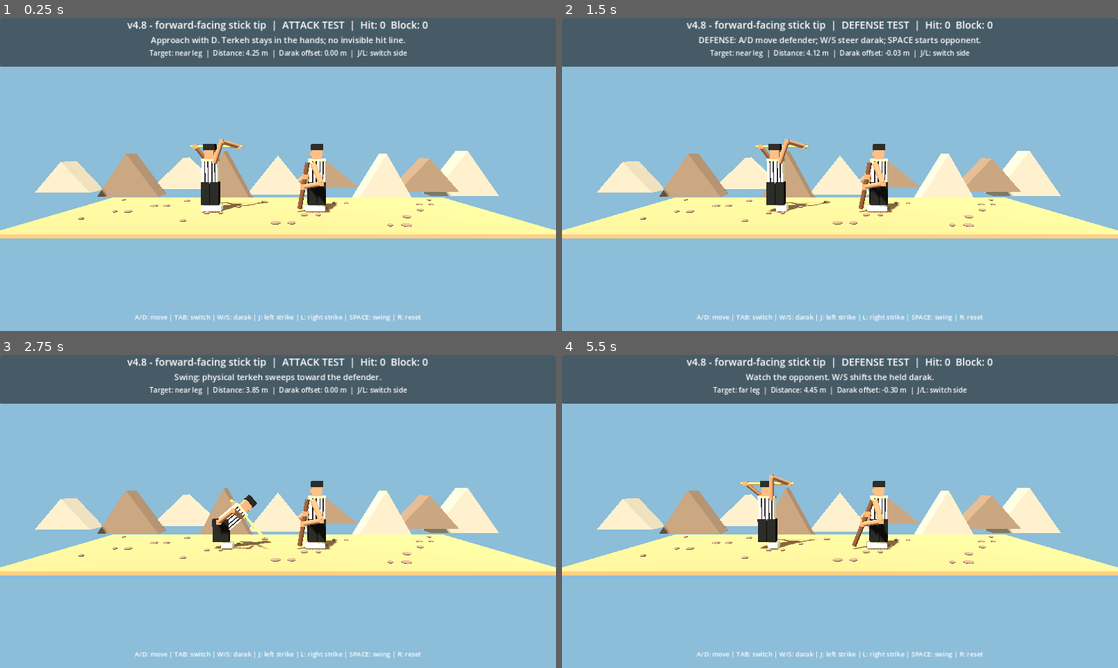
Above: before the commit, frames 1-4 (two rows, left to right).
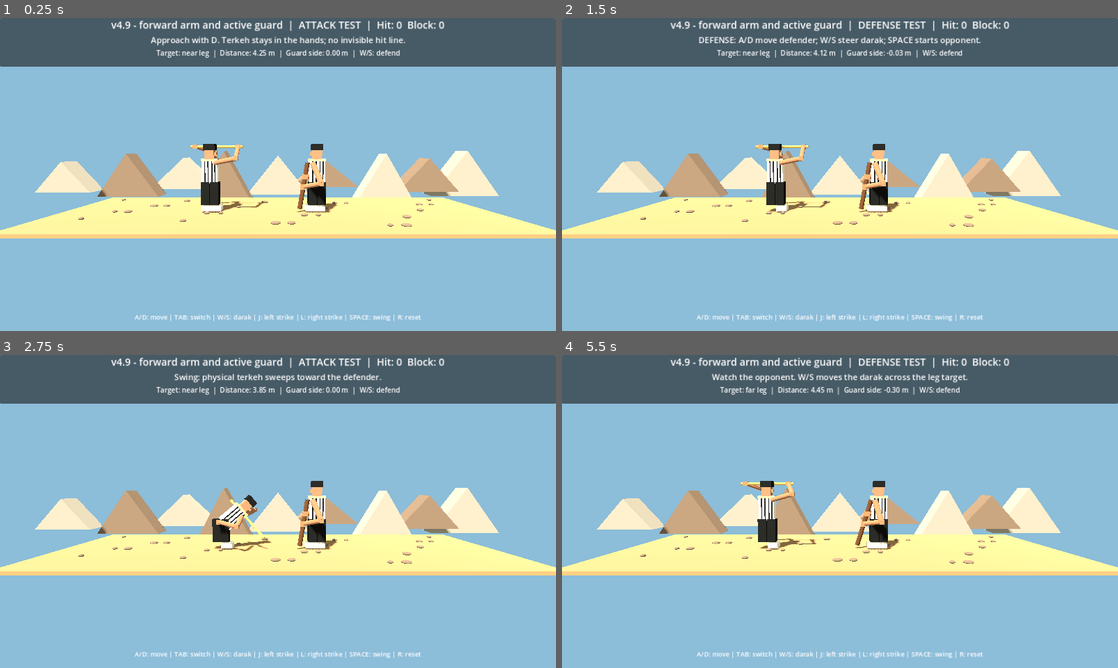
Above: after the commit, the same moments.

Repository: vahidainima-prog/tarke-darak-game
Game: Godot game, scene res://main.tscn
Same seed, same stepped clock (60 frames per second), same inputs: the game is played once before the commit and once after it.
Inputs:
- Up to frame 1 (0.25 s): no input
- Up to frame 2 (1.5 s): tap Enter at 0.5 s; hold D 0.53-1.28 s; tap Space at 0.6, 0.77, 1.07 s; hold S from 1.28 s (still down); tap Tab at 1.35 s
- Up to frame 3 (2.75 s): tap Space at 1.52, 1.55, 1.82, 2.3 s; release S at 2.03 s; hold D from 2.03 s (still down); tap R at 2.1 s
- Up to frame 4 (5.5 s): release D at 2.78 s; hold W 2.78-3.53 s; tap J at 2.85 s; tap Space at 3.02, 3.05, 3.32, 3.77, 3.8, 4.07, 4.35, 4.52, 4.82, 5.3 s; hold A 3.53-5.03 s; tap L at 3.6 s; hold S from 5.03 s (still down); tap Tab at 5.1 s

The runs differ from the first frame. In frame 1, 1.7% of the frame differs, in the area x 20-80%, y 0-61%; in frame 2, 1.8%; in frame 3, 1.7%; in frame 4, 2.5%, in the area x 19-81%, y 0-62%.

Commit message:
Keep striking elbow forward and let defender sweep darak across leg lanes with W/S

Diff:
--- a/tarke_darak_godot_v2/main.gd
+++ b/tarke_darak_godot_v2/main.gd
@@ -2,7 +2,7 @@
 
 # Godot 4.x — visual mechanics test. Side camera looks along -Z.
 # Feint depth: negative Z is BEHIND the attacker; positive Z is IN FRONT.
-const BUILD_LABEL := "v4.8 - forward-facing stick tip"
+const BUILD_LABEL := "v4.9 - forward arm and active guard"
 const DEF_X := 1.55
 const MIN_X := -4.7
 const MAX_X := 0.35
@@ -301,7 +301,7 @@
     if swing < 0.0 and recovery < 0.0 and opponent_delay < 0.0:
      if defending:
       opponent_delay = 0.55
-      say("Watch the opponent. W/S shifts the held darak.")
+      say("Watch the opponent. W/S moves the darak across the leg target.")
      else:
       start_swing()
 
@@ -336,8 +336,8 @@
 func guard_ends() -> Array[Vector3]:
  # One grip always follows the defender's hand. The lower end pivots across the shins.
  # Guard is held slightly ahead of the defender (toward the attacker) and camera.
- var grip := Vector3(defender_x - 0.48, 1.39, 0.18)
- var bottom := Vector3(defender_x - 0.69 + guard_shift, 0.10, 0.18)
+ var grip := Vector3(defender_x - 0.48, 1.39, 0.18 + guard_shift * 0.20)
+ var bottom := Vector3(defender_x - 0.69 + guard_shift * 0.55, 0.10, 0.18 + guard_shift * 0.62)
  var top := grip + (grip - bottom).normalized() * 0.55
  return [bottom, top]
 
@@ -400,12 +400,12 @@
  # driving hand stays at its near-end grip; the other drops beside the torso.
  # Photo reference: wide overhead grip at rest, one controlling hand at the
  # near end in the final bent pose, opposite elbow folded toward the waist.
- var left_grip := a + direction * 0.20
+ var left_grip := a + direction * lerpf(0.20, 0.57, smoothstep(0.0, 0.35, pose))
  # The driving hand must grip the BACK end, not follow the striking tip.
  # For the right-hand strike, slide the right grip from its overhead
  # position to the butt while the left hand releases.
  var right_ready_grip := b - direction * 0.20
- var right_drive_grip := a + direction * 0.20
+ var right_drive_grip := a + direction * 0.57
  var grip_transfer := smoothstep(0.0, 0.24, pose) if strike_side < 0 else 0.0
  var right_grip := right_ready_grip.lerp(right_drive_grip, grip_transfer)
  var left_rest := Vector3(attack_x - 0.15 + 0.16 * bend_amount, 1.44 - 0.35 * bend_amount, -0.50)
@@ -413,8 +413,8 @@
  # Keep the driving hand on its own end throughout the swing.
  attack_hand_a.position = left_grip.lerp(left_rest, release_blend if strike_side < 0 else 0.0)
  attack_hand_b.position = right_grip.lerp(right_rest, release_blend if strike_side > 0 else 0.0)
- place_two_bone_arm(attack_arm_a, attack_forearm_a, attack_elbow_a, Vector3(attack_x + 0.20, 1.92, -0.14) + shoulder_shift, attack_hand_a.position, Vector3(-0.6, 0.1, -0.7))
- place_two_bone_arm(attack_arm_b, attack_forearm_b, attack_elbow_b, Vector3(attack_x + 0.20, 1.92, 0.16) + shoulder_shift, attack_hand_b.position, Vector3(-0.6, 0.1, 0.7))
+ place_two_bone_arm(attack_arm_a, attack_forearm_a, attack_elbow_a, Vector3(attack_x + 0.20, 1.92, -0.14) + shoulder_shift, attack_hand_a.position, Vector3(0.65, -0.18, -0.65))
+ place_two_bone_arm(attack_arm_b, attack_forearm_b, attack_elbow_b, Vector3(attack_x + 0.20, 1.92, 0.16) + shoulder_shift, attack_hand_b.position, Vector3(0.65, -0.18, 0.65))
  var g := guard_ends()
  place_rod(darak, g[0], g[1])
  defend_hand.position = g[0].lerp(g[1], 0.70)
@@ -541,4 +541,4 @@
  last_defender_x = defender_x - defend_velocity / 1.8
  update_visuals()
  header.text = BUILD_LABEL + "  |  " + ("DEFENSE TEST" if defending else "ATTACK TEST") + "  |  Hit: %d  Block: %d" % [score_hit, score_block]
- detail.text = "Target: %s leg  |  Distance: %.2f m  |  Darak offset: %.2f m  |  J/L: switch side" % [("near" if strike_side > 0 else "far"), defender_x - attack_x, guard_shift]
+ detail.text = "Target: %s leg  |  Distance: %.2f m  |  Guard side: %.2f m  |  W/S: defend" % [("near" if strike_side > 0 else "far"), defender_x - attack_x, guard_shift]
